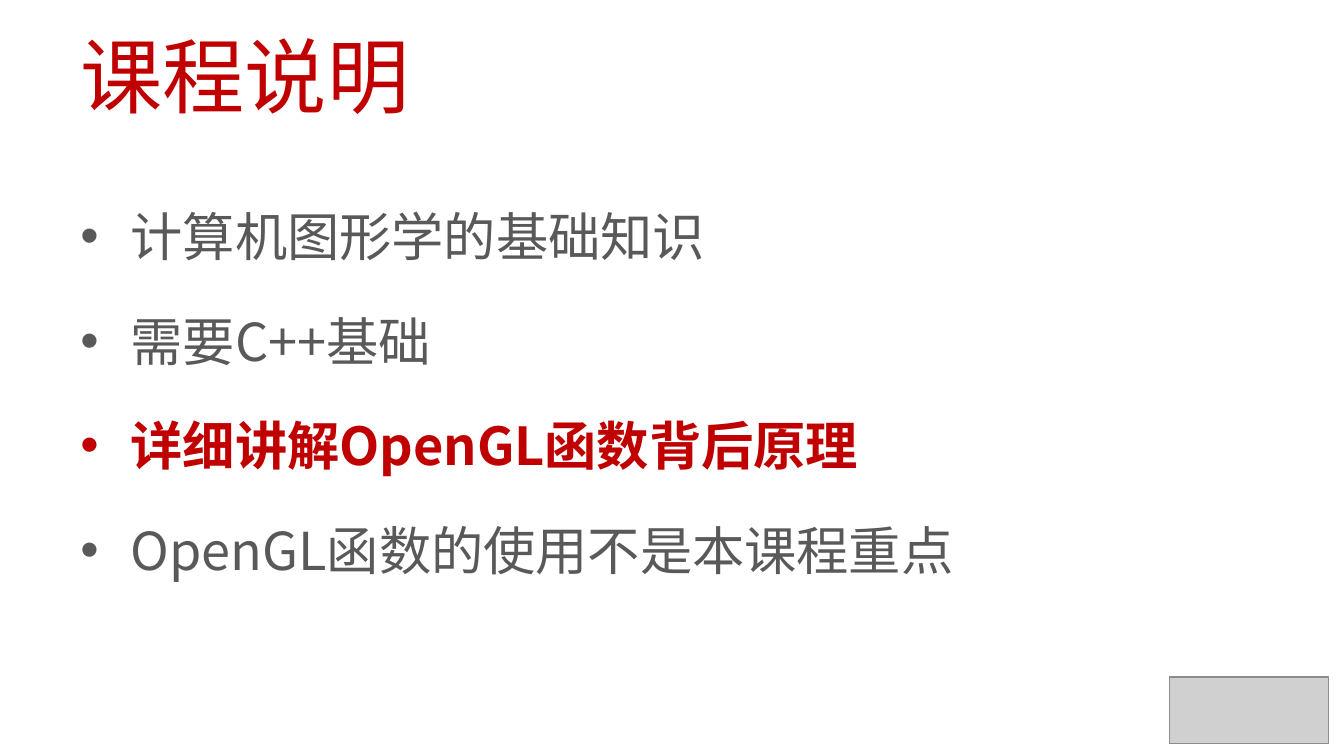
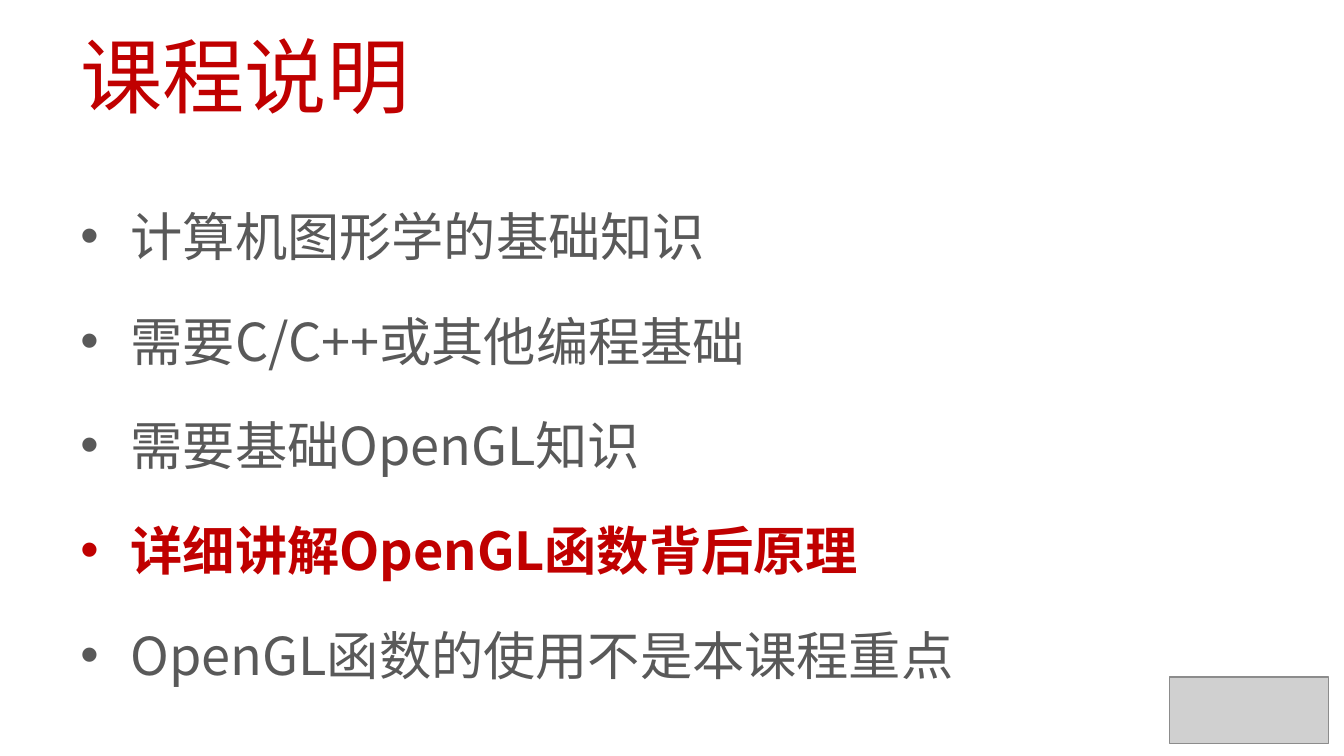
Before and after one commit to EDUCourseSeries/GraphicsPipeline, a slide deck: slide 3 of PPT/Graphics Pipeline01-课程介绍.pptx. Drawn at 1344x756 pixels with LibreOffice and Linux fonts; fonts in the diff are those of the drawing; grey boxes stand for pictures. Boxes give left, top, right and bottom in pixels: in the first picture for what was removed or moved away, otherwise in the second. Text is boxed around its words. In the diff, an @@ line names an element or a change of style, - is before the commit and + after.

```diff
--- a/PPT/Graphics Pipeline01-课程介绍.pptx
+++ b/PPT/Graphics Pipeline01-课程介绍.pptx
@@ text at box(131, 317, 745, 477): text changed @@
-• 需要C++基础
+• 需要C/C++或其他编程基础
+• 需要基础OpenGL知识
```
Also in this commit, not shown: 4 other slides changed, 3 slides added, 15 other files.
